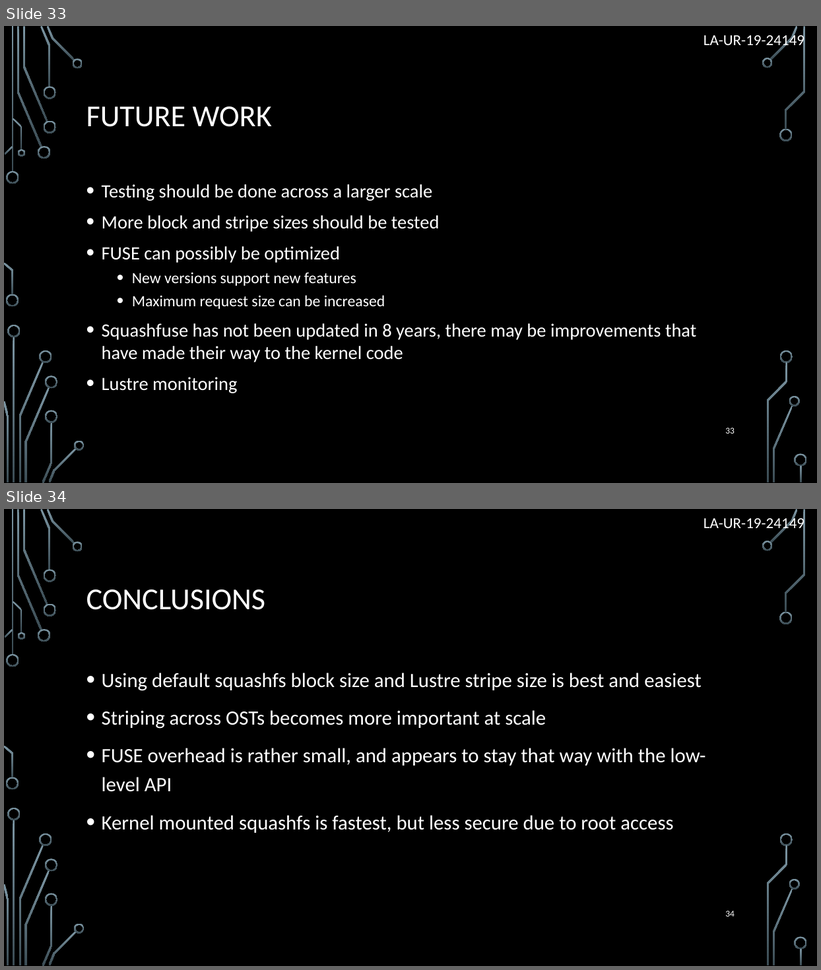
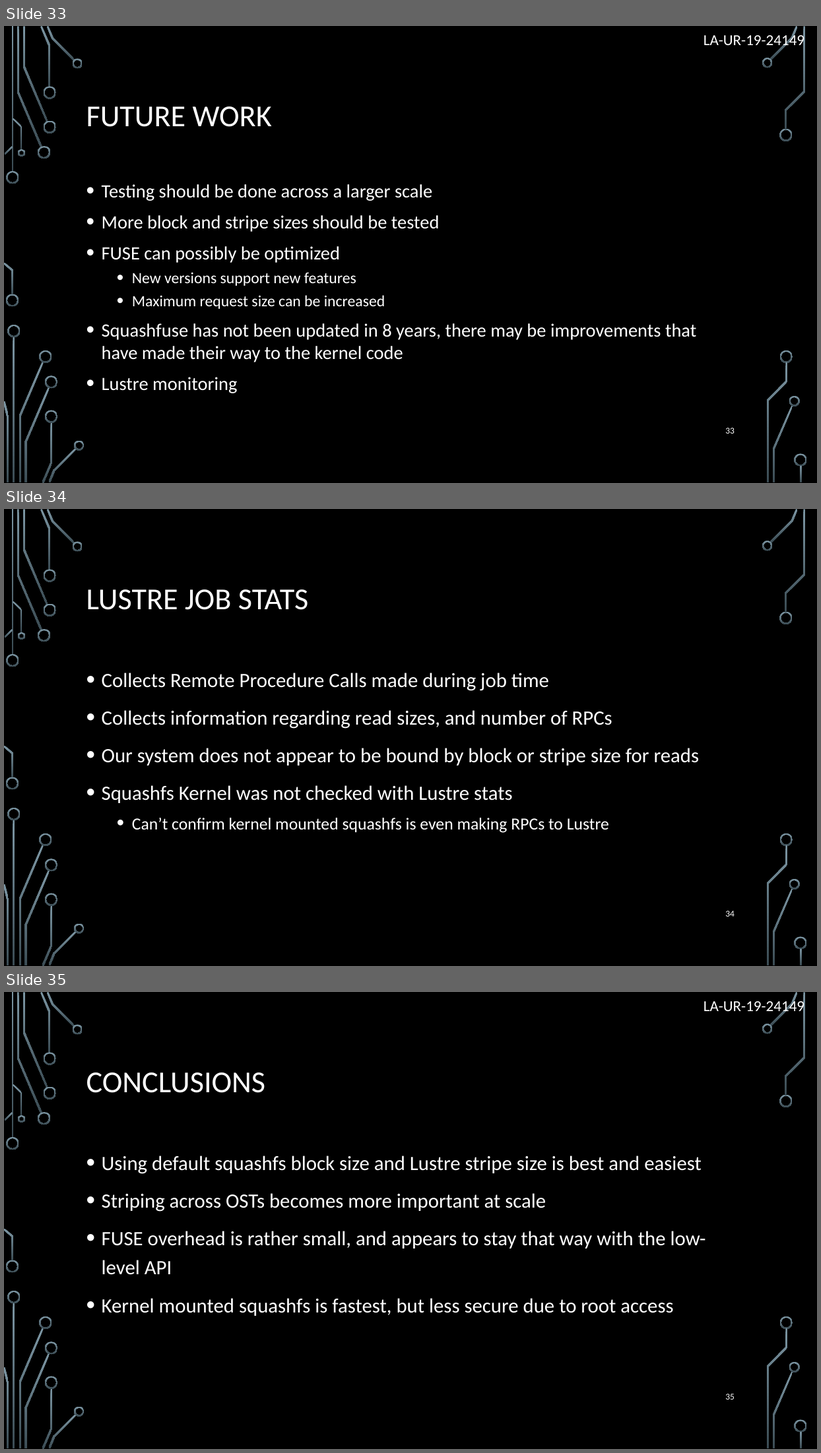
Before and after one commit to Brofessional/thesis-v2, a slide deck: presentation.pptx. Shown one above the other, each under a label of ours: slides 33 and 34 before the commit, slides 33, 34 and 35 after it. The pictures are 821x970 and 821x1453 pixels, drawn with LibreOffice and Linux fonts; fonts in the diff are those of the drawing; background and template pictures are left out. Boxes give left, top, right and bottom in pixels: in the first picture for what was removed or moved away, otherwise in the second. Text is boxed around its words. In the diff, an @@ line names an element or a change of style, - is before the commit and + after.

```diff
--- a/presentation.pptx
+++ b/presentation.pptx
@@ slide 34 added at (x1=4, y1=509, x2=817, y2=966), background picture (left out); not listed: 36 template elements that a slide beside it also shows @@
@@ title added at (x1=86, y1=590, x2=308, y2=610), 36 pt, text #FFFFFF @@
+LUSTRE JOB STATS
@@ text added at (x1=102, y1=673, x2=700, y2=833), 24 pt, text #FFFFFF @@
+• Collects Remote Procedure Calls made during job time
+• Collects information regarding read sizes, and number of RPCs
+• Our system does not appear to be bound by block or stripe size for reads
+• Squashfs Kernel was not checked with Lustre stats
+  • Can’t confirm kernel mounted squashfs is even making RPCs to Lustre
@@ page number added at (x1=725, y1=911, x2=735, y2=917), 10.5 pt, text #FFFFFF @@
+34
@@ what was slide 34 is now slide 35 @@
@@ page number at (x1=725, y1=1394, x2=735, y2=1400): text changed @@
-34
+35
```
Also in this commit, not shown: 10 other files.
